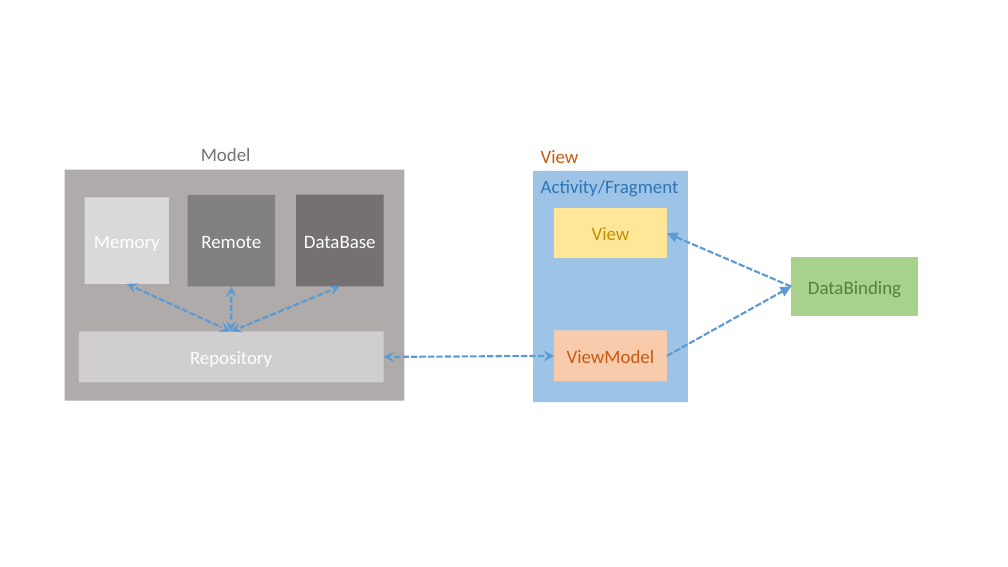
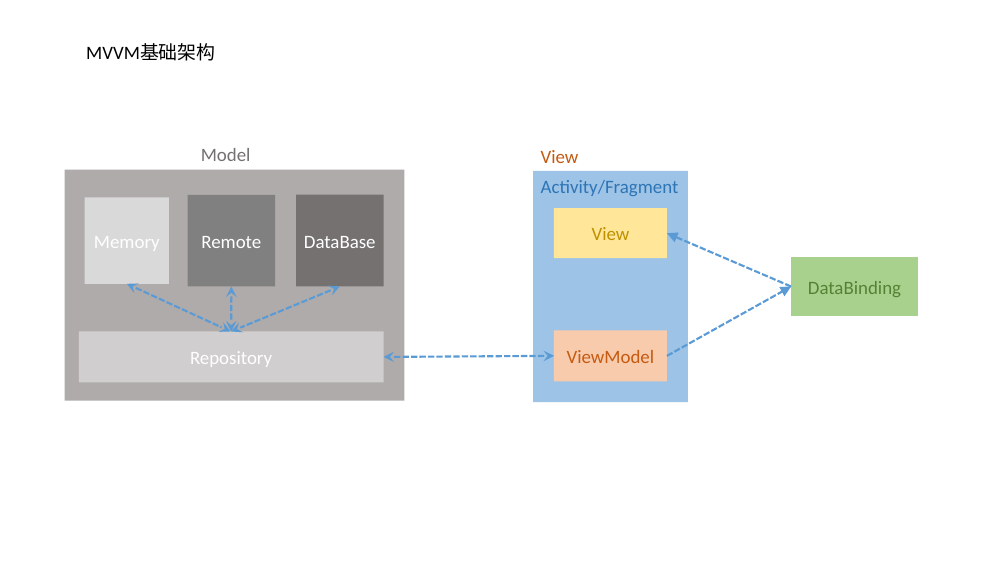
Before and after one commit to Ung8023/AndroidStudy, a slide deck: slide 2 of Note/架构/Android 架构.pptx (slide 1 before the commit). Drawn at 1008x567 pixels with LibreOffice and Linux fonts; fonts in the diff are those of the drawing. Boxes give left, top, right and bottom in pixels: in the first picture for what was removed or moved away, otherwise in the second. Text is boxed around its words. In the diff, an @@ line names an element or a change of style, - is before the commit and + after.

```diff
--- a/Note/架构/Android 架构.pptx
+++ b/Note/架构/Android 架构.pptx
@@ text added at (86,44,215,61), 18 pt, text #000000 @@
+MVVM基础架构
```
Also in this commit, not shown: 1 other slide changed, 10 slides added, 2 other files.
